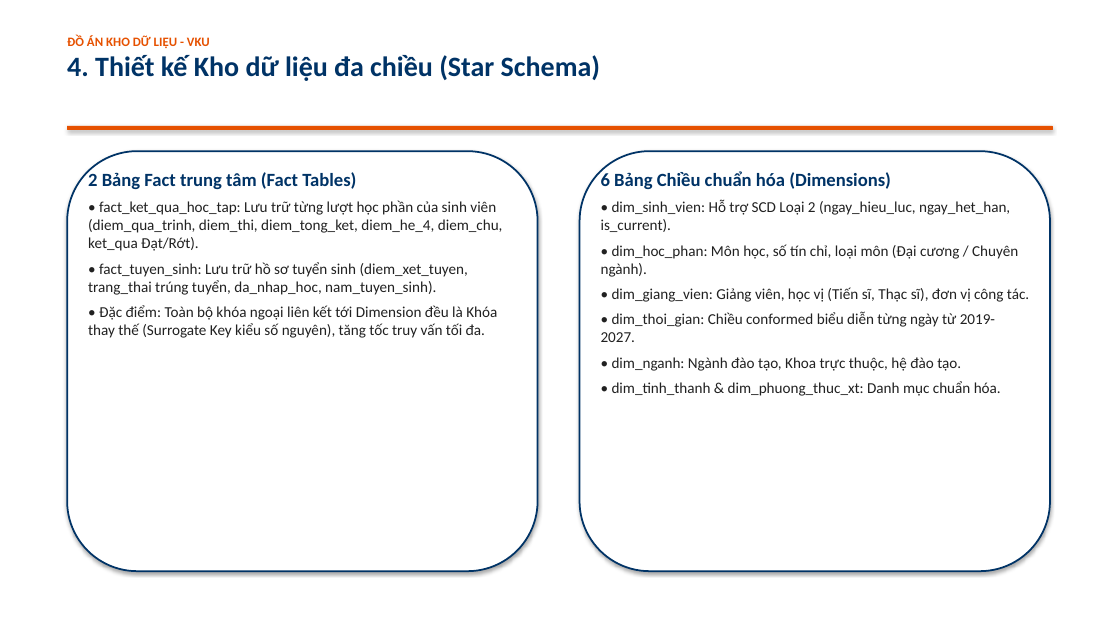
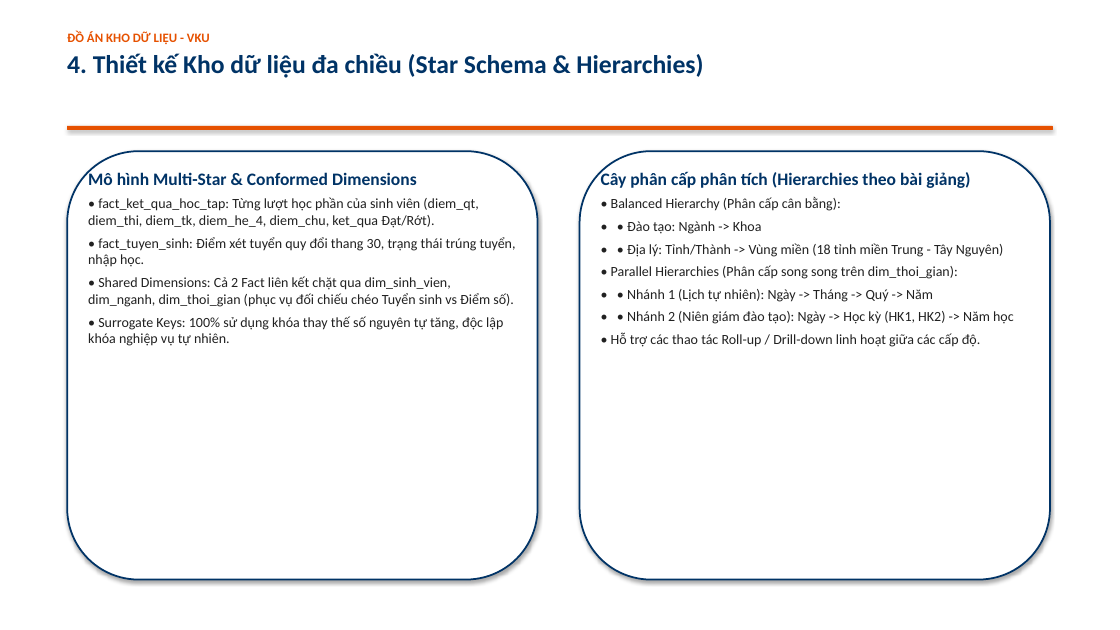
Before and after one commit to Hoang-tap-lap-trinh/Kho_du_lieu, a slide deck: slide 5 of docs/Slide_Thuyet_Trinh_Kho_du_lieu.pptx. Drawn at 1120x630 pixels with LibreOffice and Linux fonts; fonts in the diff are those of the drawing. Boxes give left, top, right and bottom in pixels: in the first picture for what was removed or moved away, otherwise in the second. Text is boxed around its words. In the diff, an @@ line names an element or a change of style, - is before the commit and + after.

Commit message:
Cap nhat slide thuyet trinh va tai lieu do an kho du lieu

```diff
--- a/docs/Slide_Thuyet_Trinh_Kho_du_lieu.pptx
+++ b/docs/Slide_Thuyet_Trinh_Kho_du_lieu.pptx
@@ text at (x1=67, y1=53, x2=703, y2=78): text changed; size 24 to 22 pt @@
-4. Thiết kế Kho dữ liệu đa chiều (Star Schema)
+4. Thiết kế Kho dữ liệu đa chiều (Star Schema & Hierarchies)
@@ rounded rectangle resized from (x1=67, y1=151, x2=538, y2=571) to (x1=67, y1=151, x2=538, y2=580) @@
@@ text at (x1=88, y1=171, x2=516, y2=346): text changed; size 13 to 12 pt @@
-2 Bảng Fact trung tâm (Fact Tables)
-• fact_ket_qua_hoc_tap: Lưu trữ từng lượt học phần của sinh viên (diem_qua_trinh, diem_thi, diem_tong_ket, diem_he_4, diem_chu, ket_qua Đạt/Rớt).
-• fact_tuyen_sinh: Lưu trữ hồ sơ tuyển sinh (diem_xet_tuyen, trang_thai trúng tuyển, da_nhap_hoc, nam_tuyen_sinh).
-• Đặc điểm: Toàn bộ khóa ngoại liên kết tới Dimension đều là Khóa thay thế (Surrogate Key kiểu số nguyên), tăng tốc truy vấn tối đa.
+Mô hình Multi-Star & Conformed Dimensions
+• fact_ket_qua_hoc_tap: Từng lượt học phần của sinh viên (diem_qt, diem_thi, diem_tk, diem_he_4, diem_chu, ket_qua Đạt/Rớt).
+• fact_tuyen_sinh: Điểm xét tuyển quy đổi thang 30, trạng thái trúng tuyển, nhập học.
+• Shared Dimensions: Cả 2 Fact liên kết chặt qua dim_sinh_vien, dim_nganh, dim_thoi_gian (phục vụ đối chiếu chéo Tuyển sinh vs Điểm số).
+• Surrogate Keys: 100% sử dụng khóa thay thế số nguyên tự tăng, độc lập khóa nghiệp vụ tự nhiên.
@@ rounded rectangle resized from (x1=580, y1=151, x2=1050, y2=571) to (x1=580, y1=151, x2=1050, y2=580) @@
@@ text at (x1=601, y1=171, x2=1014, y2=347): text changed; size 13 to 12 pt @@
-6 Bảng Chiều chuẩn hóa (Dimensions)
-• dim_sinh_vien: Hỗ trợ SCD Loại 2 (ngay_hieu_luc, ngay_het_han, is_current).
-• dim_hoc_phan: Môn học, số tín chỉ, loại môn (Đại cương / Chuyên ngành).
-• dim_giang_vien: Giảng viên, học vị (Tiến sĩ, Thạc sĩ), đơn vị công tác.
-• dim_thoi_gian: Chiều conformed biểu diễn từng ngày từ 2019-2027.
-• dim_nganh: Ngành đào tạo, Khoa trực thuộc, hệ đào tạo.
-• dim_tinh_thanh & dim_phuong_thuc_xt: Danh mục chuẩn hóa.
+Cây phân cấp phân tích (Hierarchies theo bài giảng)
+• Balanced Hierarchy (Phân cấp cân bằng):
+• • Đào tạo: Ngành -> Khoa
+• • Địa lý: Tỉnh/Thành -> Vùng miền (18 tỉnh miền Trung - Tây Nguyên)
+• Parallel Hierarchies (Phân cấp song song trên dim_thoi_gian):
+• • Nhánh 1 (Lịch tự nhiên): Ngày -> Tháng -> Quý -> Năm
+• • Nhánh 2 (Niên giám đào tạo): Ngày -> Học kỳ (HK1, HK2) -> Năm học
+• Hỗ trợ các thao tác Roll-up / Drill-down linh hoạt giữa các cấp độ.
```
Also in this commit, not shown: 12 other slides changed, 9 other files.
